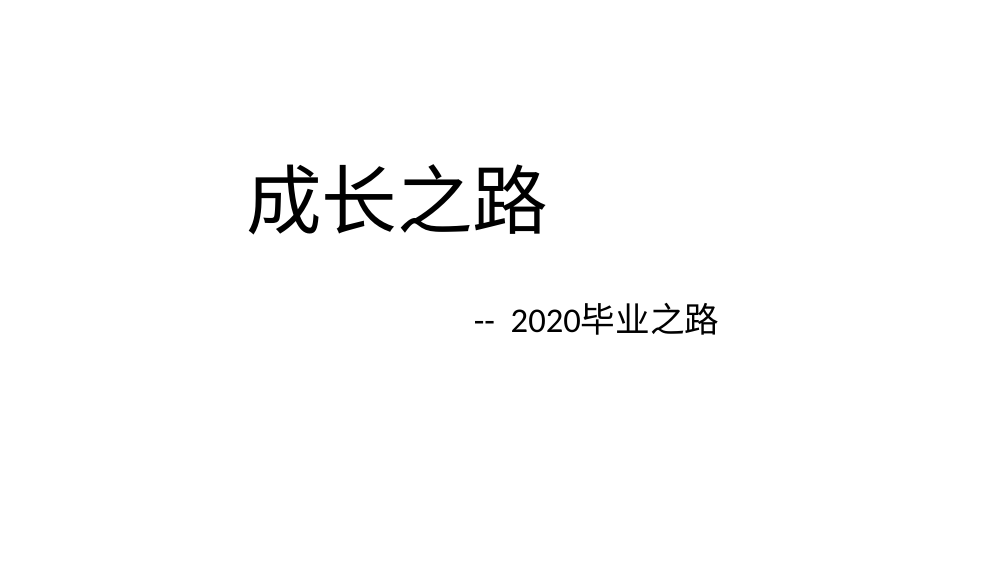
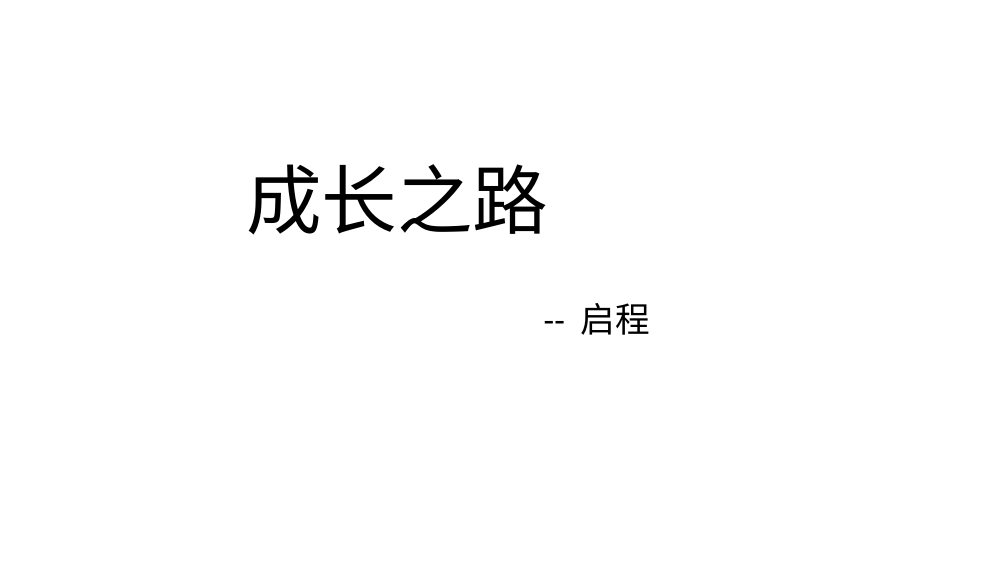
Before and after one commit to Kate-liu/Coder-Working, a slide deck: slide 1 of 9-Self article/标题Deno.pptx. Drawn at 1008x567 pixels with LibreOffice and Linux fonts; fonts in the diff are those of the drawing. Boxes give left, top, right and bottom in pixels: in the first picture for what was removed or moved away, otherwise in the second. Text is boxed around its words. In the diff, an @@ line names an element or a change of style, - is before the commit and + after.

```diff
--- a/9-Self article/标题Deno.pptx
+++ b/9-Self article/标题Deno.pptx
@@ subtitle at (581, 303, 650, 335): text changed @@
--- 2020毕业之路
+-- 启程
```
Also in this commit, not shown: 2 other files.
